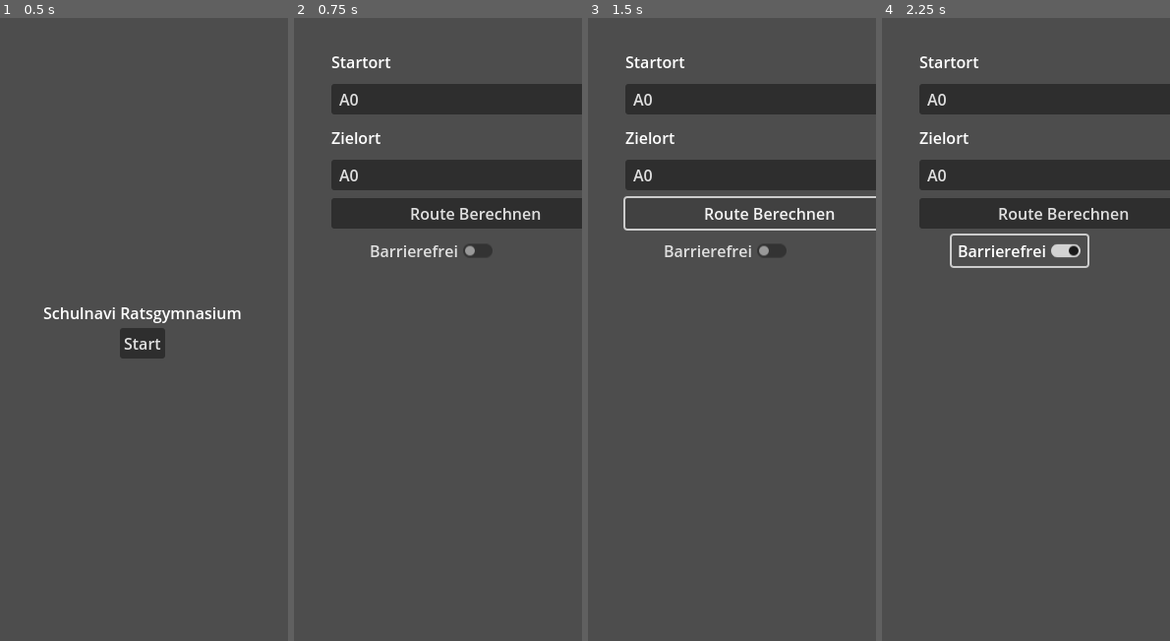
Above: before the commit, frames 1-4 (left to right).
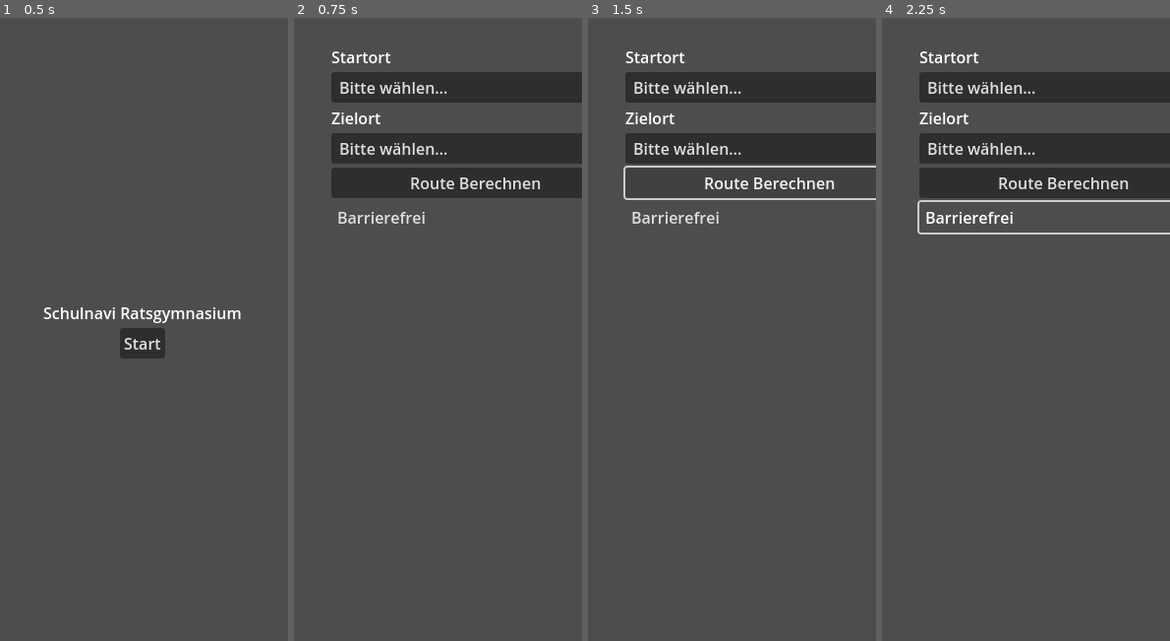
Above: after the commit, the same moments.

Repository: ThePiratHD/KAI-Navi
Game: Godot game, scene res://Scenes/node_2d.tscn
Two runs of this game, one before a commit and one after it. Both use one fixed random seed, a clock stepped at 60 frames per second and the inputs below.
Inputs:
- Up to frame 1 (0.5 s): no input
- Up to frame 2 (0.75 s): click "Start" at 0.5 s
- Up to frame 3 (1.5 s): click "Route Berechnen" at 1.25 s
- Up to frame 4 (2.25 s): click "Barrierefrei" at 2 s

Frame 1 is identical in both runs. In frame 2, 14% of the frame differs, in the area x 12-100%, y 5-39%; in frame 3, 11%; in frame 4, 15%, in the area x 12-100%, y 5-41%.

Commit message:
Button LOgik

Diff:
--- a/kai-schulnavi/Navigation/school_map.gd
+++ b/kai-schulnavi/Navigation/school_map.gd
@@ -207,9 +207,7 @@
 
 
 	# Flure ↔ Fahrstühle (optional)
-	for lift in lifts:
-		var floor = lift.split("_")[0] + "_" + lift.split("_")[1]
-		graph.add_edge("%s_Flur" % floor, lift, 3)
+
 
 	# Innenhof verbindungen
 	graph.add_edge(W0, courtyard, 10)
--- a/kai-schulnavi/Scenes/Main_szene.tscn
+++ b/kai-schulnavi/Scenes/Main_szene.tscn
@@ -1,6 +1,6 @@
 [gd_scene load_steps=2 format=3 uid="uid://lidrbsvtk8wg"]
 
-[ext_resource type="Script" uid="uid://bowrins8d8dv3" path="res://Skripts/main_szene.gd" id="1_c7ixc"]
+[ext_resource type="Script" uid="uid://bowrins8d8dv3" path="res://Skripts/INtro Szene Control.gd" id="1_c7ixc"]
 
 [node name="MainSzene" type="Control"]
 layout_mode = 3
@@ -41,10 +41,6 @@
 size_flags_vertical = 6
 text = "Route Berechnen"
 
-[node name="BarrierefreiToggle" type="CheckButton" parent="."]
-layout_mode = 0
-offset_left = 71.0
-offset_top = 221.0
-offset_right = 209.0
-offset_bottom = 252.0
+[node name="BarrierefreiToggle" type="CheckButton" parent="VBoxContainer"]
+layout_mode = 2
 text = "Barrierefrei"
--- a/kai-schulnavi/Scenes/node_2d.tscn
+++ b/kai-schulnavi/Scenes/node_2d.tscn
@@ -1,6 +1,6 @@
 [gd_scene load_steps=2 format=3 uid="uid://cldtbpaqcdm48"]
 
-[ext_resource type="Script" uid="uid://nwk51lpjothh" path="res://Skripts/Main Skript.gd" id="1_j2wod"]
+[ext_resource type="Script" uid="uid://nwk51lpjothh" path="res://Skripts/Main Skript Control.gd" id="1_j2wod"]
 
 [node name="Control" type="Control"]
 layout_mode = 3
--- /dev/null
+++ b/kai-schulnavi/Skripts/INtro Szene Control.gd
@@ -0,0 +1,83 @@
+extends Control
+
+# preload the navigation logic
+var SchoolMapClass = preload("res://navigation/school_map.gd")
+
+# class-level variables
+var school_map
+var barrierefrei := false
+var start_room := ""
+var target_room := ""
+
+# Node references
+@onready var start_option: OptionButton = $VBoxContainer/StartOption
+@onready var target_option: OptionButton = $VBoxContainer/TargetOption
+@onready var route_button: Button = $VBoxContainer/RouteButton
+@onready var barrierefrei_toggle: CheckButton = $VBoxContainer/BarrierefreiToggle
+
+func _ready():
+	# Connect signals
+	start_option.item_selected.connect(_on_start_selected)
+	target_option.item_selected.connect(_on_target_selected)
+	route_button.pressed.connect(_on_route_pressed)
+	barrierefrei_toggle.toggled.connect(_on_barrierefrei_toggled)
+
+	# Create initial navigation map
+	_create_school_map()
+
+
+# Create / rebuild navigation map based on barrierefrei
+func _create_school_map() -> void:
+	school_map = SchoolMapClass.new(barrierefrei)
+
+	# Get all room names
+	var rooms: Array[String] = []
+	for key in school_map.graph.nodes.keys():
+		rooms.append(String(key))
+	rooms.sort()
+
+	# Fill dropdowns
+	_fill_option_button(start_option, rooms)
+	_fill_option_button(target_option, rooms)
+
+
+# Fill OptionButton
+func _fill_option_button(button: OptionButton, items: Array[String]) -> void:
+	button.clear()
+	button.add_item("Bitte wählen…")
+	for item in items:
+		button.add_item(item)
+	button.select(0)
+
+
+# Callbacks
+func _on_start_selected(index: int) -> void:
+	if index == 0:
+		start_room = ""
+		return
+	start_room = start_option.get_item_text(index)
+
+
+func _on_target_selected(index: int) -> void:
+	if index == 0:
+		target_room = ""
+		return
+	target_room = target_option.get_item_text(index)
+
+
+func _on_barrierefrei_toggled(enabled: bool) -> void:
+	barrierefrei = enabled
+	_create_school_map()
+	print("Barrierefrei:", barrierefrei)
+
+
+func _on_route_pressed() -> void:
+	if start_room == "" or target_room == "":
+		push_warning("Start oder Ziel fehlt")
+		return
+
+	var path = school_map.find_path(start_room, target_room)
+
+	print("Route von ", start_room, " nach ", target_room)
+	for step in path:
+		print(" → ", step)
--- a/kai-schulnavi/Skripts/main_szene.gd
+++ /dev/null
@@ -1,59 +0,0 @@
-extends Control
-
-var SchoolMapClass = preload("res://navigation/school_map.gd")
-
-@onready var start_option: OptionButton = $VBoxContainer/StartOption
-@onready var target_option: OptionButton = $VBoxContainer/TargetOption
-@onready var route_button: Button = $VBoxContainer/RouteButton
-
-var school_map
-var start_room := ""
-var target_room := ""
-
-func _ready():
-	school_map = SchoolMapClass.new(false)
-
-	var rooms: Array[String] = []
-	for key in school_map.graph.nodes.keys():
-		rooms.append(String(key))
-	rooms.sort()
-
-	_fill_option_button(start_option, rooms)
-	_fill_option_button(target_option, rooms)
-
-	start_option.item_selected.connect(_on_start_selected)
-	target_option.item_selected.connect(_on_target_selected)
-	route_button.pressed.connect(_on_route_pressed)
-
-
-func _fill_option_button(button: OptionButton, items: Array[String]) -> void:
-
-	for item in items:
-		button.add_item(item)
-	button.select(0)
-
-
-func _on_start_selected(index: int) -> void:
-	if index == 0:
-		start_room = ""
-		return
-	start_room = start_option.get_item_text(index)
-
-
-func _on_target_selected(index: int) -> void:
-	if index == 0:
-		target_room = ""
-		return
-	target_room = target_option.get_item_text(index)
-
-
-func _on_route_pressed() -> void:
-	if start_room == "" or target_room == "":
-		push_warning("Start oder Ziel fehlt")
-		return
-
-	var path = school_map.find_path(start_room, target_room)
-
-	print("Route von ", start_room, " nach ", target_room)
-	for step in path:
-		print(" → ", step)
--- a/kai-schulnavi/project.godot
+++ b/kai-schulnavi/project.godot
@@ -24,6 +24,9 @@
 window/size/viewport_width=293
 window/size/viewport_height=633
 window/size/resizable=false
+window/stretch/aspect="ignore"
+window/stretch/scale_mode="integer"
+window/handheld/orientation=1
 
 [rendering]
 
Renamed: kai-schulnavi/Skripts/main_szene.gd.uid -> kai-schulnavi/Skripts/INtro Szene Control.gd.uid
Renamed: kai-schulnavi/Skripts/Main Skript.gd -> kai-schulnavi/Skripts/Main Skript Control.gd
Renamed: kai-schulnavi/Skripts/Main Skript.gd.uid -> kai-schulnavi/Skripts/Main Skript Control.gd.uid
